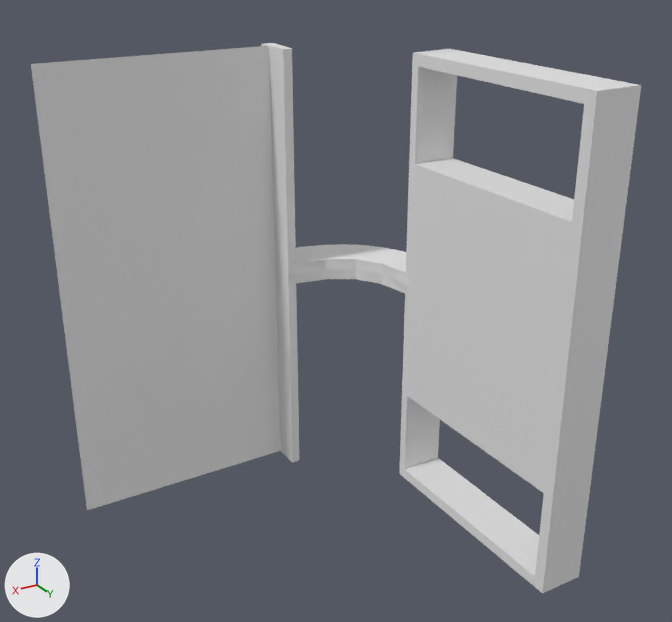
The OBJ model data/bmc/SET_4W2C/t_010.obj: old version first, new version second.
Before and after are seen from a 50 mm lens placed at (0.929, 1.575, 0.763), pointed at (0.055, 0.117, 0.034). The axes (+X, +Y, +Z) are drawn at lower left. The lights are the same throughout. Where no turn or scale is listed for an object, it has been applied to the vertices.

In view in the first picture: 't_010'.
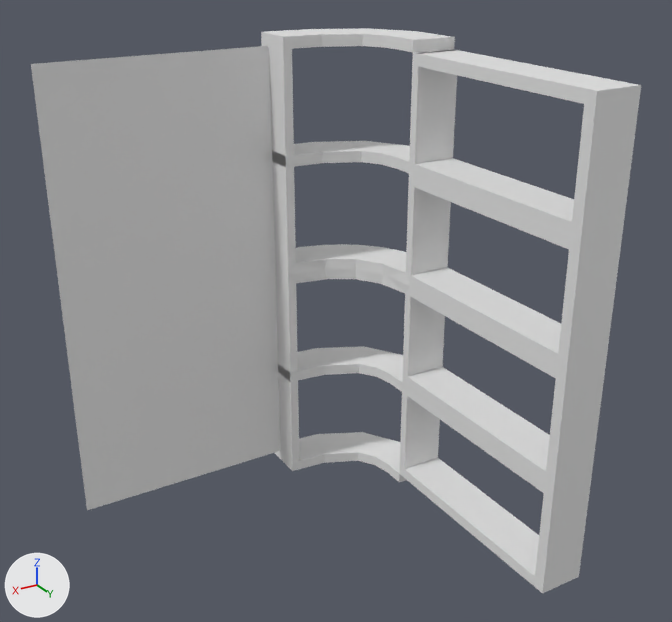
The change, as a list of edits to the scene's bpy script:
```text
Change me_t_010:
    used by ob_t_010; location = (0.0, 0.0, 0.0)
    remove me_t_010.from_pydata(...)  # 132 vertices, 282 faces; spans x -0.3..0.5, y -0.286..0.5, z -0.5..0.5
    add me_t_010.from_pydata(...)  # 409 vertices, 853 faces; spans x -0.3..0.5, y -0.286..0.5, z -0.525..0.525
    me_t_010 part 1: 261 vertices added at x -0.3..0.0, y -0.286..0.25, z -0.525..0.525
```

Location of each change, (x1, y1, x2, y2) in pixels of the pictures (672 x 622 px):
't_010', reshaped: before (31, 43, 641, 593); after (31, 28, 641, 593)
part 1 of me_t_010, added: after (261, 28, 639, 593)
